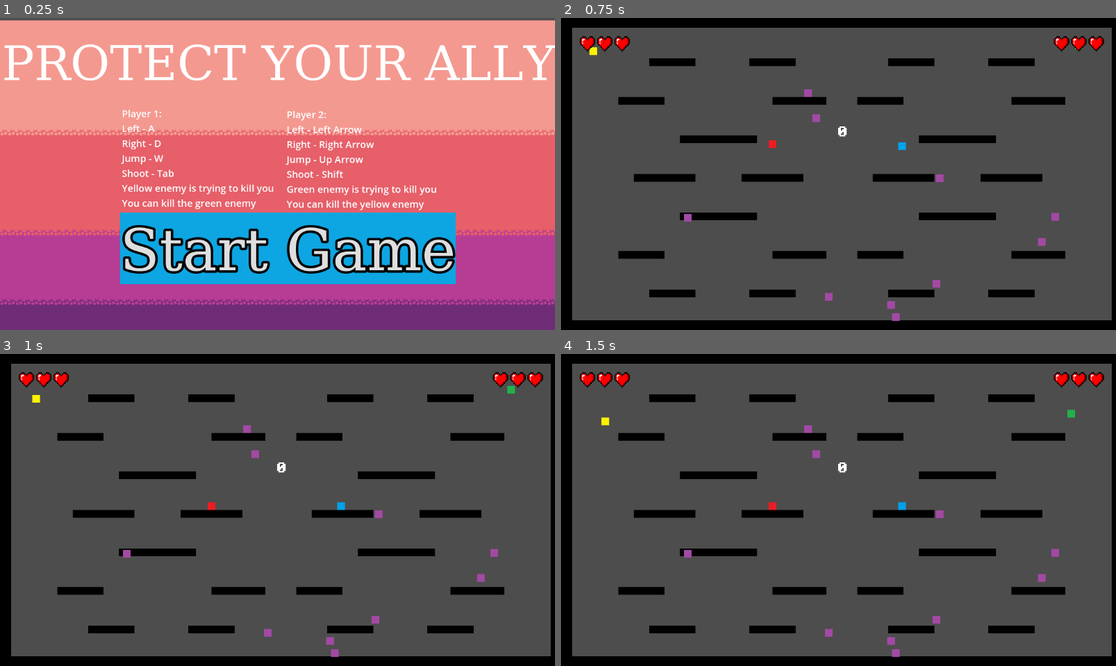
Above: before the commit, frames 1-4 (two rows, left to right).
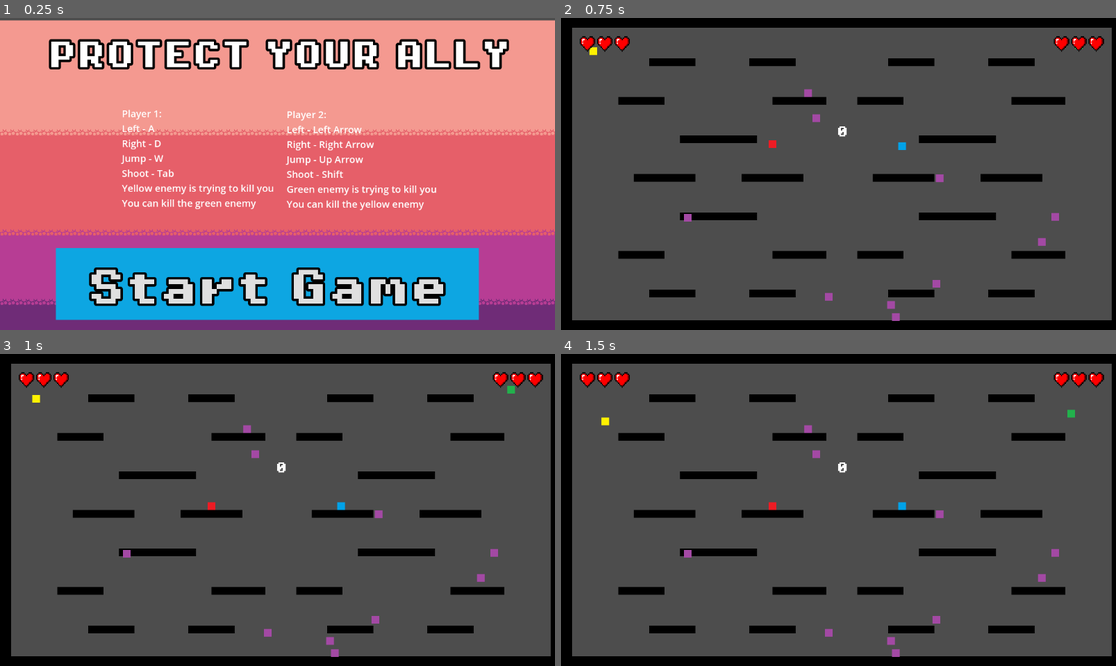
Above: after the commit, the same moments.

Repository: SSkoumal/GameDesignFinalProject
Game: Godot game, scene res://scenes/home_screen.tscn
The game is run twice, just before and just after one commit, with the same random seed, the same clock (stepped at 60 frames per second) and the same inputs.
Inputs:
- Up to frame 1 (0.25 s): no input
- Up to frame 2 (0.75 s): click "Start Game" at 0.5 s
- Up to frame 3 (1 s): no input
- Up to frame 4 (1.5 s): hold Down (aim_down_1) from 1.28 s (still down)

The runs differ from the first frame. In frame 1, 29% of the frame differs, in the area x 0-100%, y 6-97%; in frame 2, nothing differs; in frame 3, nothing differs; in frame 4, nothing differs.

Commit message:
font change

Diff:
--- a/scenes/collectible.tscn
+++ b/scenes/collectible.tscn
@@ -21,6 +21,45 @@
 
 [sub_resource type="RectangleShape2D" id="RectangleShape2D_emwvv"]
 size = Vector2(24, 24)
+
+[sub_resource type="Animation" id="Animation_ivbfy"]
+length = 0.001
+tracks/0/type = "value"
+tracks/0/imported = false
+tracks/0/enabled = true
+tracks/0/path = NodePath("../AnimatedSprite2D:visible")
+tracks/0/interp = 1
+tracks/0/loop_wrap = true
+tracks/0/keys = {
+"times": PackedFloat32Array(0),
+"transitions": PackedFloat32Array(1),
+"update": 1,
+"values": [true]
+}
+tracks/1/type = "value"
+tracks/1/imported = false
+tracks/1/enabled = true
+tracks/1/path = NodePath("../CollisionShape2D:disabled")
+tracks/1/interp = 1
+tracks/1/loop_wrap = true
+tracks/1/keys = {
+"times": PackedFloat32Array(0),
+"transitions": PackedFloat32Array(1),
+"update": 1,
+"values": [false]
+}
+tracks/2/type = "value"
+tracks/2/imported = false
+tracks/2/enabled = true
+tracks/2/path = NodePath(".:playing")
+tracks/2/interp = 1
+tracks/2/loop_wrap = true
+tracks/2/keys = {
+"times": PackedFloat32Array(0),
+"transitions": PackedFloat32Array(1),
+"update": 1,
+"values": [false]
+}
 
 [sub_resource type="Animation" id="Animation_cy76e"]
 resource_name = "pickup"
@@ -75,45 +114,6 @@
 }]
 }
 
-[sub_resource type="Animation" id="Animation_ivbfy"]
-length = 0.001
-tracks/0/type = "value"
-tracks/0/imported = false
-tracks/0/enabled = true
-tracks/0/path = NodePath("../AnimatedSprite2D:visible")
-tracks/0/interp = 1
-tracks/0/loop_wrap = true
-tracks/0/keys = {
-"times": PackedFloat32Array(0),
-"transitions": PackedFloat32Array(1),
-"update": 1,
-"values": [true]
-}
-tracks/1/type = "value"
-tracks/1/imported = false
-tracks/1/enabled = true
-tracks/1/path = NodePath("../CollisionShape2D:disabled")
-tracks/1/interp = 1
-tracks/1/loop_wrap = true
-tracks/1/keys = {
-"times": PackedFloat32Array(0),
-"transitions": PackedFloat32Array(1),
-"update": 1,
-"values": [false]
-}
-tracks/2/type = "value"
-tracks/2/imported = false
-tracks/2/enabled = true
-tracks/2/path = NodePath(".:playing")
-tracks/2/interp = 1
-tracks/2/loop_wrap = true
-tracks/2/keys = {
-"times": PackedFloat32Array(0),
-"transitions": PackedFloat32Array(1),
-"update": 1,
-"values": [false]
-}
-
 [sub_resource type="AnimationLibrary" id="AnimationLibrary_70f77"]
 _data = {
 "RESET": SubResource("Animation_ivbfy"),
--- a/scenes/home_screen.tscn
+++ b/scenes/home_screen.tscn
@@ -1,7 +1,8 @@
-[gd_scene load_steps=10 format=3 uid="uid://cpi0u8segwxij"]
+[gd_scene load_steps=8 format=3 uid="uid://cpi0u8segwxij"]
 
 [ext_resource type="Script" path="res://scripts/home_screen.gd" id="1_e24hx"]
 [ext_resource type="Texture2D" uid="uid://bcg4xqd0wfk8a" path="res://assets/sprites/world_tileset.png" id="2_daf4y"]
+[ext_resource type="FontFile" uid="uid://uonuprolcoeg" path="res://assets/fonts/PixelOperator8-Bold.ttf" id="3_nypsr"]
 
 [sub_resource type="TileSetAtlasSource" id="TileSetAtlasSource_hrxpw"]
 texture = ExtResource("2_daf4y")
@@ -137,38 +138,6 @@
 physics_layer_0/collision_layer = 1
 sources/0 = SubResource("TileSetAtlasSource_hrxpw")
 
-[sub_resource type="FontFile" id="FontFile_5hkof"]
-cache/0/16/0/ascent = 0.0
-cache/0/16/0/descent = 0.0
-cache/0/16/0/underline_position = 0.0
-cache/0/16/0/underline_thickness = 0.0
-cache/0/16/0/scale = 1.0
-cache/0/2/0/ascent = 0.0
-cache/0/2/0/descent = 0.0
-cache/0/2/0/underline_position = 0.0
-cache/0/2/0/underline_thickness = 0.0
-cache/0/2/0/scale = 1.0
-cache/0/3/0/ascent = 0.0
-cache/0/3/0/descent = 0.0
-cache/0/3/0/underline_position = 0.0
-cache/0/3/0/underline_thickness = 0.0
-cache/0/3/0/scale = 1.0
-cache/0/70/0/ascent = 0.0
-cache/0/70/0/descent = 0.0
-cache/0/70/0/underline_position = 0.0
-cache/0/70/0/underline_thickness = 0.0
-cache/0/70/0/scale = 1.0
-cache/0/100/0/ascent = 0.0
-cache/0/100/0/descent = 0.0
-cache/0/100/0/underline_position = 0.0
-cache/0/100/0/underline_thickness = 0.0
-cache/0/100/0/scale = 1.0
-cache/0/120/0/ascent = 0.0
-cache/0/120/0/descent = 0.0
-cache/0/120/0/underline_position = 0.0
-cache/0/120/0/underline_thickness = 0.0
-cache/0/120/0/scale = 1.0
-
 [sub_resource type="StyleBoxFlat" id="StyleBoxFlat_8ksda"]
 bg_color = Color(0.0588235, 0.513726, 0.886275, 1)
 
@@ -176,21 +145,6 @@
 content_margin_top = 21.0
 bg_color = Color(0.0535823, 0.650413, 0.88526, 1)
 anti_aliasing = false
-
-[sub_resource type="FontFile" id="FontFile_13ocn"]
-cache/0/100/0/ascent = 0.0
-cache/0/100/0/descent = 0.0
-cache/0/100/0/underline_position = 0.0
-cache/0/100/0/underline_thickness = 0.0
-cache/0/100/0/scale = 1.0
-cache/0/16/0/ascent = 0.0
-cache/0/16/0/descent = 0.0
-cache/0/16/0/underline_position = 0.0
-cache/0/16/0/underline_thickness = 0.0
-cache/0/16/0/scale = 1.0
-
-[sub_resource type="LabelSettings" id="LabelSettings_k01jj"]
-font_size = 100
 
 [node name="HomeScreen" type="Control"]
 layout_mode = 3
@@ -211,13 +165,13 @@
 anchors_preset = -1
 anchor_right = 3.72
 anchor_bottom = 2.085
-offset_left = 249.0
-offset_top = 383.0
-offset_right = 911.0
-offset_bottom = 532.0
+offset_left = 116.0
+offset_top = 457.0
+offset_right = 994.0
+offset_bottom = 606.0
 theme_override_constants/outline_size = 20
-theme_override_fonts/font = SubResource("FontFile_5hkof")
-theme_override_font_sizes/font_size = 120
+theme_override_fonts/font = ExtResource("3_nypsr")
+theme_override_font_sizes/font_size = 80
 theme_override_styles/hover = SubResource("StyleBoxFlat_8ksda")
 theme_override_styles/normal = SubResource("StyleBoxFlat_5iitf")
 text = "Start Game"
@@ -231,9 +185,9 @@
 offset_right = 1155.0
 offset_bottom = 170.0
 theme_override_constants/outline_size = 20
-theme_override_fonts/font = SubResource("FontFile_13ocn")
+theme_override_fonts/font = ExtResource("3_nypsr")
+theme_override_font_sizes/font_size = 60
 text = "Protect Your Ally"
-label_settings = SubResource("LabelSettings_k01jj")
 horizontal_alignment = 1
 uppercase = true
 
